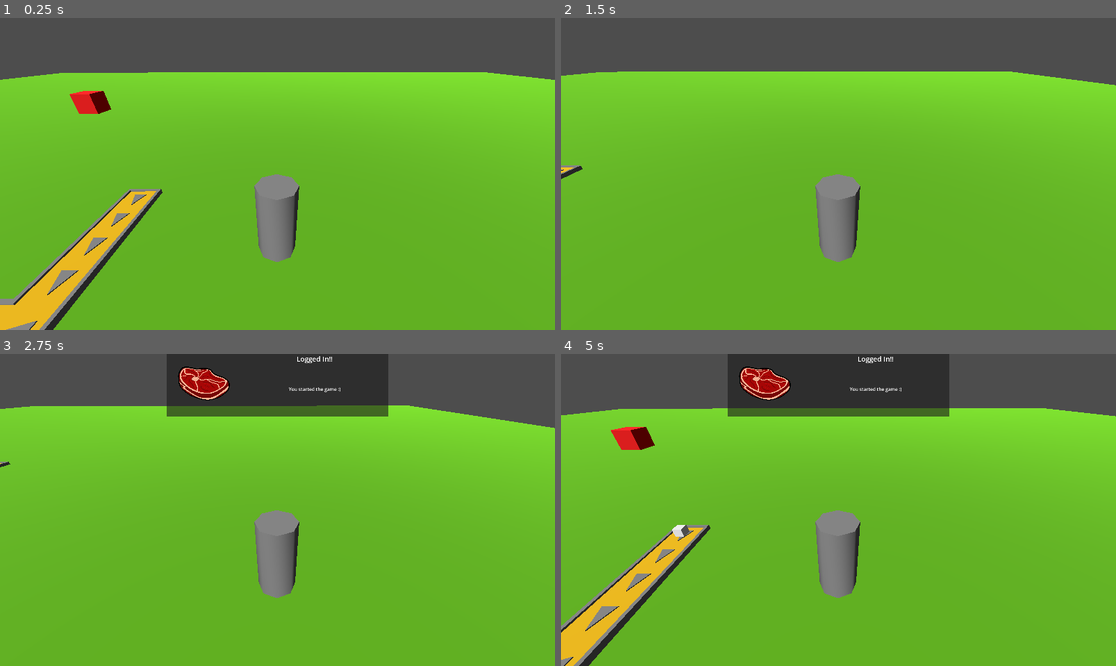
Above: before the commit, frames 1-4 (two rows, left to right).
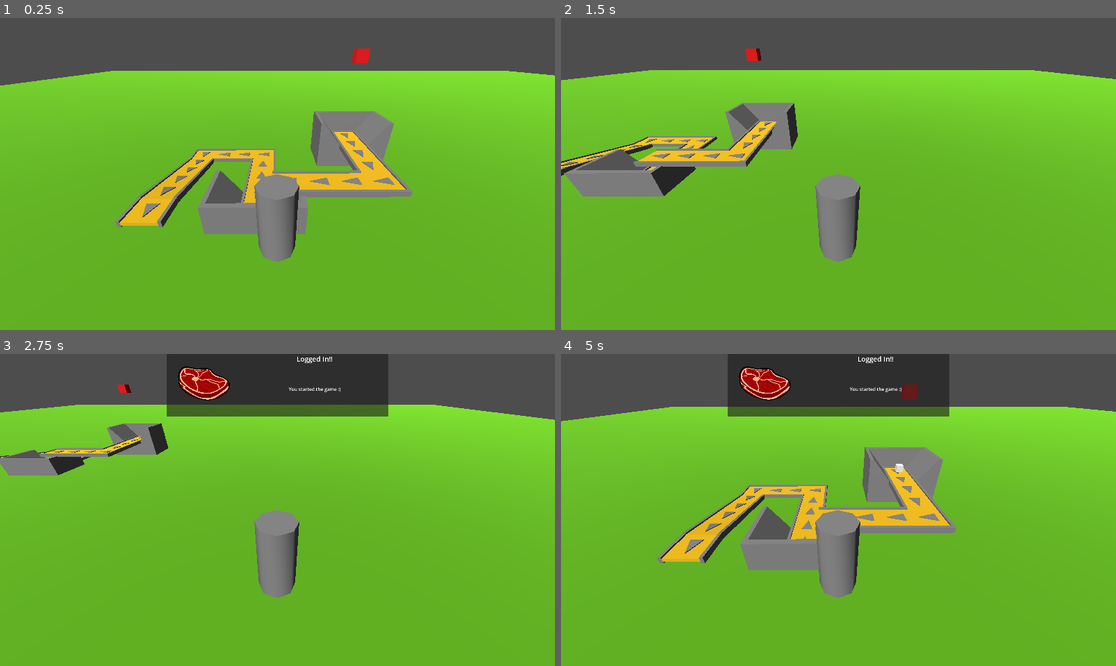
Above: after the commit, the same moments.

Repository: DallasHuff/gwj-89
Game: Godot game, scene res://levels/conveyor_test.tscn
Same seed, same stepped clock (60 frames per second), same inputs: the game is played once before the commit and once after it.
Inputs:
- Up to frame 1 (0.25 s): no input
- Up to frame 2 (1.5 s): tap Enter at 0.5 s; hold D (right) 0.53-1.28 s; hold S (down) from 1.28 s (still down)
- Up to frame 3 (2.75 s): release S (down) at 2.03 s; hold D (right) from 2.03 s (still down)
- Up to frame 4 (5 s): release D (right) at 2.78 s; hold W (up) 2.78-3.53 s; hold A (left) from 3.53 s (still down); tap 1 (debug1) at 4.15 s

The runs differ from the first frame. In frame 1, 13% of the frame differs, in the area x 0-100%, y 9-100%; in frame 2, 6.7%; in frame 3, 3.1%; in frame 4, 13%.

Commit message:
added tool script requires reload, added hopper

Diff:
--- a/entities/conveyor/straight_conveyor.gd
+++ b/entities/conveyor/straight_conveyor.gd
@@ -15,6 +15,9 @@
 @onready var bumper_rear := %BumperRear
 
 func _ready() -> void:
+	update_bumper()
+
+func update_bumper() -> void:
 	var new_vel := global_transform.basis.z * conveyor_speed
 	belt_mover.set_constant_linear_velocity(new_vel)
 
--- a/entities/spawner/spawner.gd
+++ b/entities/spawner/spawner.gd
@@ -2,6 +2,8 @@
 extends Node3D
 
 @export var trash_scene: PackedScene = preload("res://entities/trash/trash.tscn")
+
+var spawn_bounds_width := 0.3
 
 func _process(_delta: float) -> void:
 	if Input.is_action_just_pressed("debug1"):
@@ -9,7 +11,13 @@
 		spawn_trash()
 
 func spawn_trash() -> void:
+
+	var random_pos_offset := Vector3.ZERO
+
+	random_pos_offset.x += randf_range(-spawn_bounds_width, spawn_bounds_width)
+	random_pos_offset.z += randf_range(-spawn_bounds_width, spawn_bounds_width)
+
 	var t : Trash = trash_scene.instantiate()
 	t.trash_type = Trash.METAL
 	get_tree().root.add_child(t)
-	t.global_position = global_position
+	t.global_position = global_position + random_pos_offset
--- a/levels/conveyor_test.tscn
+++ b/levels/conveyor_test.tscn
@@ -26,34 +26,110 @@
 shape = SubResource("BoxShape3D_mesa8")
 
 [node name="CSGBox3D" type="CSGBox3D" parent="ground" unique_id=34692764]
+transform = Transform3D(1, 0, 0, 0, 1, 0, 0, 0, 1, 0.015206337, 0.02272439, -0.0025355816)
 size = Vector3(100, 1.05, 100)
 material = SubResource("StandardMaterial3D_qxn8h")
 
 [node name="Player" parent="." unique_id=461061772 instance=ExtResource("1_mesa8")]
-transform = Transform3D(1, 0, 0, 0, 1, 0, 0, 0, 1, 0, 1.6277466, 0)
+transform = Transform3D(1, 0, 0, 0, 1, 0, 0, 0, 1, -8.349749, 1.6277466, 3.3788242)
 
-[node name="conveyors" type="Node3D" parent="." unique_id=2085045680]
+[node name="conveyors1" type="Node3D" parent="." unique_id=2085045680]
+transform = Transform3D(1, 0, 0, 0, 1, 0, 0, 0, 1, 0, 1, 0)
 
-[node name="StraightConveyor" parent="conveyors" unique_id=263868903 instance=ExtResource("2_qxn8h")]
+[node name="StraightConveyor" parent="conveyors1" unique_id=263868903 instance=ExtResource("2_qxn8h")]
 transform = Transform3D(1, 0, 0, 0, 1, 0, 0, 0, 1, -5, 0.6, -2)
 enable_rear_bumper = true
 
-[node name="StraightConveyor2" parent="conveyors" unique_id=502503931 instance=ExtResource("2_qxn8h")]
+[node name="StraightConveyor2" parent="conveyors1" unique_id=502503931 instance=ExtResource("2_qxn8h")]
 transform = Transform3D(1, 0, 0, 0, 1, 0, 0, 0, 1, -5, 0.6, -1)
 
-[node name="StraightConveyor3" parent="conveyors" unique_id=1717024611 instance=ExtResource("2_qxn8h")]
+[node name="StraightConveyor3" parent="conveyors1" unique_id=1717024611 instance=ExtResource("2_qxn8h")]
 transform = Transform3D(1, 0, 0, 0, 1, 0, 0, 0, 1, -5, 0.6, 0)
 
-[node name="StraightConveyor4" parent="conveyors" unique_id=858196147 instance=ExtResource("2_qxn8h")]
+[node name="StraightConveyor4" parent="conveyors1" unique_id=858196147 instance=ExtResource("2_qxn8h")]
 transform = Transform3D(1, 0, 0, 0, 1, 0, 0, 0, 1, -5, 0.6, 1)
 
-[node name="StraightConveyor5" parent="conveyors" unique_id=606666062 instance=ExtResource("2_qxn8h")]
+[node name="StraightConveyor5" parent="conveyors1" unique_id=606666062 instance=ExtResource("2_qxn8h")]
 transform = Transform3D(-4.371139e-08, 0, -1, 0, 1, 0, 1, 0, -4.371139e-08, -5, 0.6, 2)
 enable_left_bumper = false
 enable_rear_bumper = true
 
-[node name="StraightConveyor6" parent="conveyors" unique_id=335280754 instance=ExtResource("2_qxn8h")]
+[node name="StraightConveyor6" parent="conveyors1" unique_id=335280754 instance=ExtResource("2_qxn8h")]
 transform = Transform3D(-4.371139e-08, 0, -1, 0, 1, 0, 1, 0, -4.371139e-08, -6, 0.6, 2)
 
+[node name="StraightConveyor7" parent="conveyors1" unique_id=1156780407 instance=ExtResource("2_qxn8h")]
+transform = Transform3D(-4.371139e-08, 0, -1, 0, 1, 0, 1, 0, -4.371139e-08, -7, 0.6, 2)
+
+[node name="StraightConveyor8" parent="conveyors1" unique_id=2045166512 instance=ExtResource("2_qxn8h")]
+transform = Transform3D(-4.371139e-08, 0, -1, 0, 1, 0, 1, 0, -4.371139e-08, -8, 0.6, 2)
+
 [node name="Spawner" parent="." unique_id=359273142 instance=ExtResource("3_5kb2l")]
-transform = Transform3D(1, 0, 0, 0, 1, 0, 0, 0, 1, -5, 4, -2)
+transform = Transform3D(1, 0, 0, 0, 1, 0, 0, 0, 1, -5, 5, -2)
+
+[node name="funnel" type="CSGBox3D" parent="." unique_id=561248060]
+transform = Transform3D(1, 0, 0, 0, 1, 0, 0, 0, 1, -5, 1.6066194, -1.8624226)
+use_collision = true
+size = Vector3(3, 2, 2)
+
+[node name="CSGPolygon3D" type="CSGPolygon3D" parent="funnel" unique_id=424858995]
+transform = Transform3D(1, 0, 0, 0, 1, 0, 0, 0, 1, -1, 0, 1)
+operation = 2
+polygon = PackedVector2Array(0.47348452, -0.03948313, -0.43611574, 1.0945103, 2.4037561, 1.0692099, 1.5429001, -0.045178056)
+depth = 1.8
+
+[node name="funnel2" type="CSGBox3D" parent="." unique_id=1278730879]
+transform = Transform3D(-1, 0, -8.742278e-08, 0, 1, 0, 8.742278e-08, 0, -1, -9, 0.55762744, 2.1375775)
+use_collision = true
+size = Vector3(3, 2, 2)
+
+[node name="CSGPolygon3D" type="CSGPolygon3D" parent="funnel2" unique_id=1887070743]
+transform = Transform3D(1, 0, 0, 0, 1, 0, 0, 0, 1, -1, 0, 1)
+operation = 2
+polygon = PackedVector2Array(0.47348452, -0.03948313, -0.43611574, 1.0945103, 2.4037561, 1.0692099, 1.5429001, -0.045178056)
+depth = 1.8
+
+[node name="conveyors2" type="Node3D" parent="." unique_id=1159933248]
+
+[node name="StraightConveyor" parent="conveyors2" unique_id=1795347004 instance=ExtResource("2_qxn8h")]
+transform = Transform3D(-1, 0, 8.742278e-08, 0, 1, 0, -8.742278e-08, 0, -1, -9, 0.6, 2)
+enable_rear_bumper = true
+
+[node name="StraightConveyor2" parent="conveyors2" unique_id=1273113868 instance=ExtResource("2_qxn8h")]
+transform = Transform3D(-1, 0, 8.742278e-08, 0, 1, 0, -8.742278e-08, 0, -1, -9, 0.6, 1)
+
+[node name="StraightConveyor3" parent="conveyors2" unique_id=839110969 instance=ExtResource("2_qxn8h")]
+transform = Transform3D(-1, 0, 8.742278e-08, 0, 1, 0, -8.742278e-08, 0, -1, -9, 0.6, 0)
+
+[node name="StraightConveyor4" parent="conveyors2" unique_id=1001598390 instance=ExtResource("2_qxn8h")]
+transform = Transform3D(-1, 0, 8.742278e-08, 0, 1, 0, -8.742278e-08, 0, -1, -9, 0.6, -1)
+
+[node name="StraightConveyor5" parent="conveyors2" unique_id=1714125498 instance=ExtResource("2_qxn8h")]
+transform = Transform3D(-4.371139e-08, 0, -1, 0, 1, 0, 1, 0, -4.371139e-08, -9, 0.6, -2)
+enable_right_bumper = false
+enable_rear_bumper = true
+
+[node name="StraightConveyor6" parent="conveyors2" unique_id=1141368456 instance=ExtResource("2_qxn8h")]
+transform = Transform3D(-4.371139e-08, 0, -1, 0, 1, 0, 1, 0, -4.371139e-08, -10, 0.6, -2)
+
+[node name="StraightConveyor7" parent="conveyors2" unique_id=1591531657 instance=ExtResource("2_qxn8h")]
+transform = Transform3D(-4.371139e-08, 0, -1, 0, 1, 0, 1, 0, -4.371139e-08, -11, 0.6, -2)
+
+[node name="StraightConveyor8" parent="conveyors2" unique_id=1305494244 instance=ExtResource("2_qxn8h")]
+transform = Transform3D(1, 0, 0, 0, 1, 0, 0, 0, 1, -12, 0.6, -2)
+enable_right_bumper = false
+enable_rear_bumper = true
+
+[node name="StraightConveyor13" parent="conveyors2" unique_id=1656638067 instance=ExtResource("2_qxn8h")]
+transform = Transform3D(1, 0, 0, 0, 1, 0, 0, 0, 1, -12, 1.2680084, 2.949941)
+
+[node name="StraightConveyor9" parent="conveyors2" unique_id=1462592821 instance=ExtResource("2_qxn8h")]
+transform = Transform3D(1, 0, 0, 0, 0.9848077, 0.17364818, 0, -0.17364818, 0.9848077, -12, 0.6834104, -1)
+
+[node name="StraightConveyor10" parent="conveyors2" unique_id=1869137344 instance=ExtResource("2_qxn8h")]
+transform = Transform3D(1, 0, 0, 0, 0.9848077, 0.17364818, 0, -0.17364818, 0.9848077, -12, 0.8528113, -0.01265128)
+
+[node name="StraightConveyor11" parent="conveyors2" unique_id=178143881 instance=ExtResource("2_qxn8h")]
+transform = Transform3D(1, 0, 0, 0, 0.9848077, 0.17364818, 0, -0.17364818, 0.9848077, -12, 1.0238378, 0.9741379)
+
+[node name="StraightConveyor12" parent="conveyors2" unique_id=1891158836 instance=ExtResource("2_qxn8h")]
+transform = Transform3D(1, 0, 0, 0, 0.9848077, 0.17364818, 0, -0.17364818, 0.9848077, -12, 1.1932387, 1.9614866)
